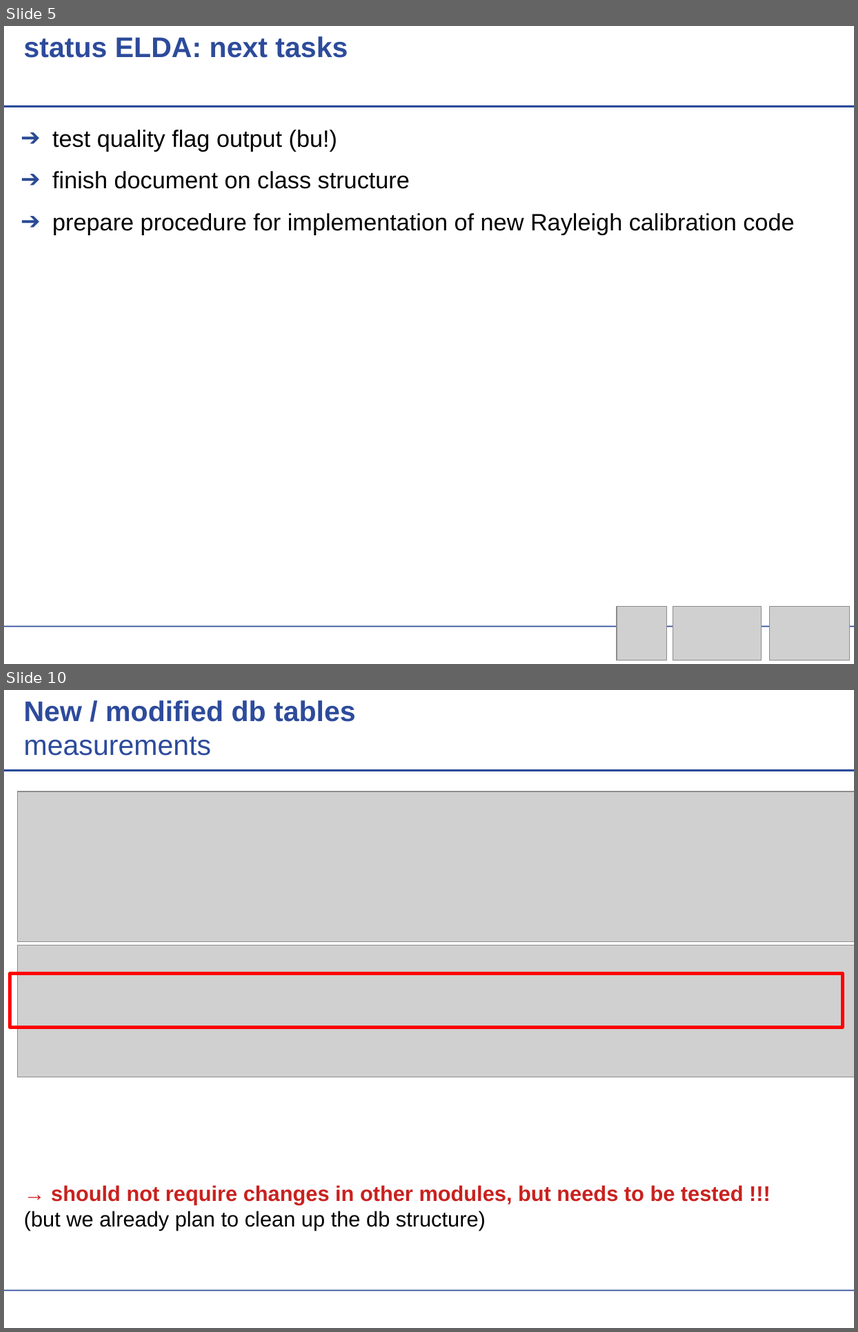
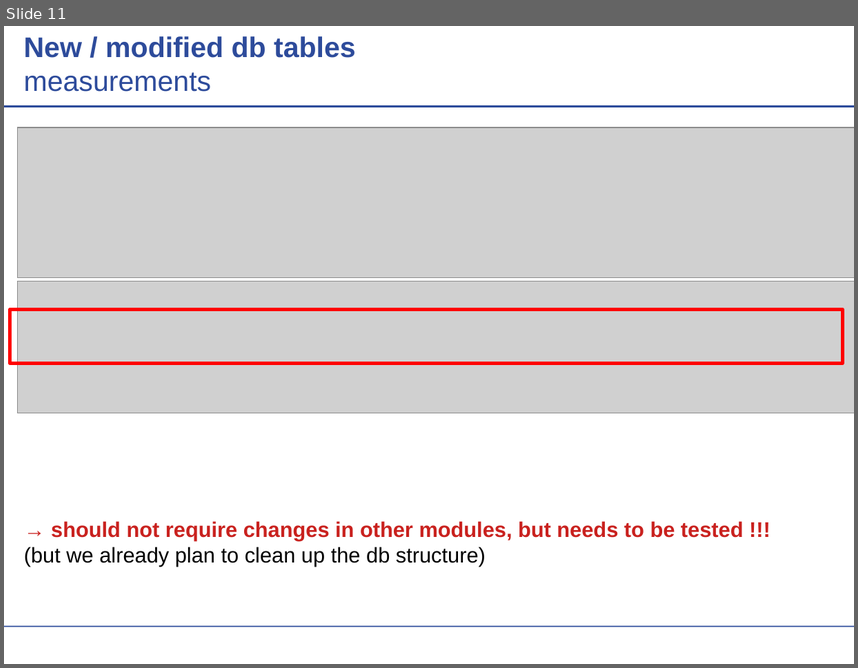
Before and after one commit to actris-scc/ELDAmwl, a slide deck: ELDAmwl.odp. Shown one above the other, each under a label of ours: slides 5 and 10 before the commit, slide 11 after it; the slides between them are not shown. The pictures are 858x1332 and 858x668 pixels, drawn with LibreOffice and Linux fonts; fonts in the diff are those of the drawing; grey boxes stand for pictures; background and template pictures are left out. Boxes give left, top, right and bottom in pixels: in the first picture for what was removed or moved away, otherwise in the second. Text is boxed around its words. In the diff, an @@ line names an element or a change of style, - is before the commit and + after.

Commit message:
new version of ELDAmwl status presentaion

```diff
--- a/ELDAmwl.odp
+++ b/ELDAmwl.odp
@@ slide 5 removed at <box>4,26,854,664</box>, background #FFFFFF; not listed: 2 template elements that a slide beside it also shows @@
@@ text removed at <box>24,36,348,58</box> @@
-status ELDA: next tasks
@@ text removed at <box>52,129,794,234</box> @@
-➔ test quality flag output (bu!)
-➔ finish document on class structure
-➔ prepare procedure for implementation of new Rayleigh calibration code
@@ picture removed at <box>617,606,667,659</box> @@
@@ picture removed at <box>673,606,762,659</box> @@
@@ picture removed at <box>770,606,850,659</box> @@
@@ what was slide 10 is now slide 11 @@
```
Also in this commit, not shown: 18 slides changed, 3 slides added, 1 other file.
